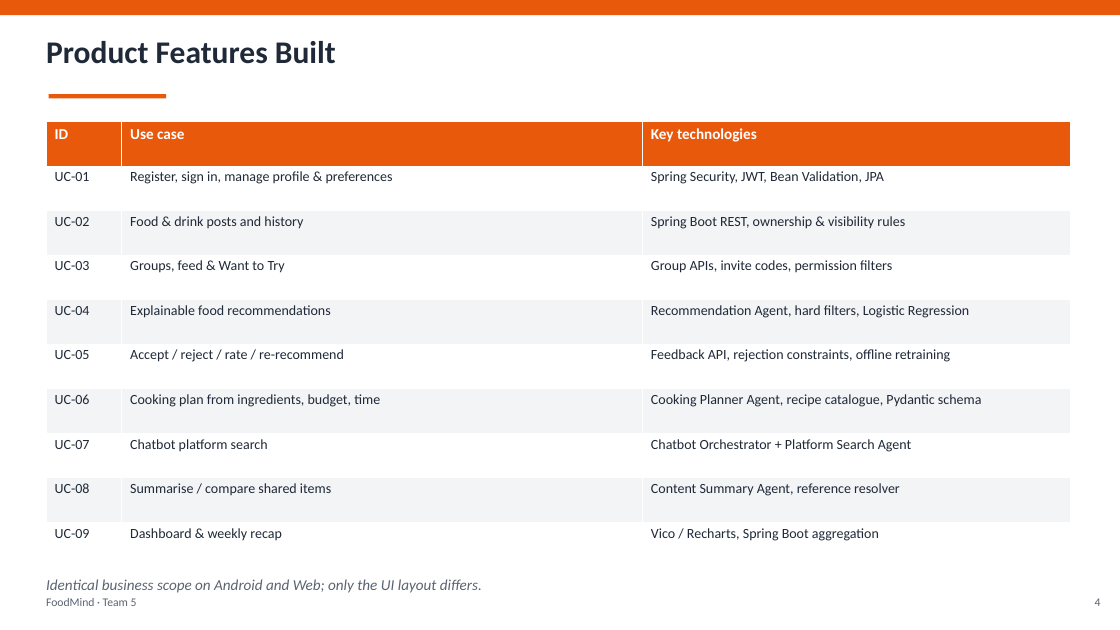
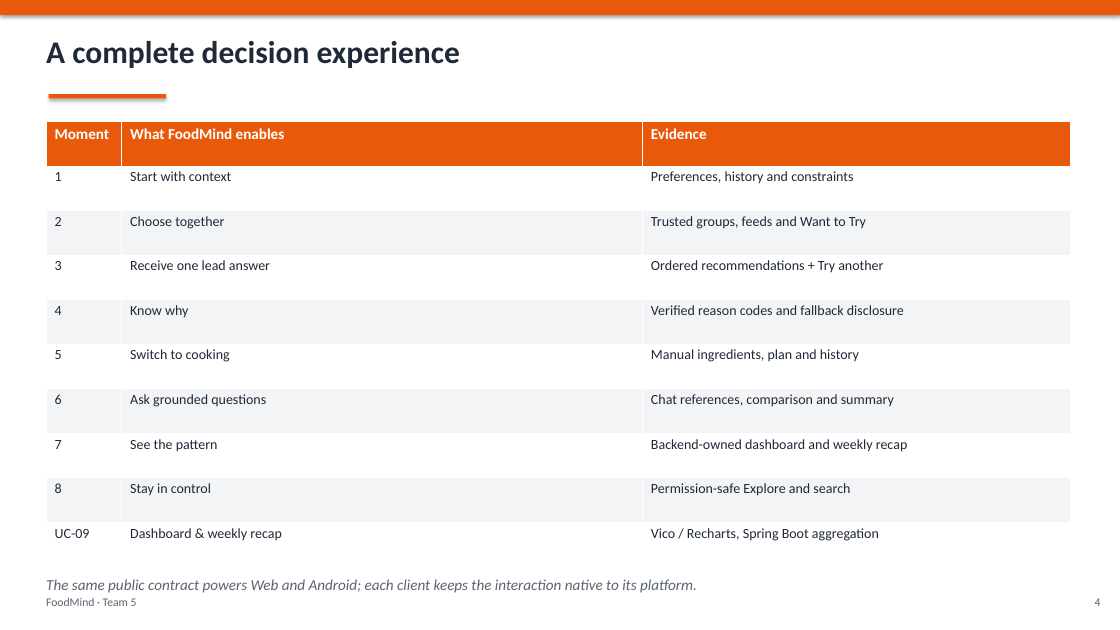
Before and after one commit to foodmind-team/foodmind-docs, a slide deck: slide 6 of presentation/slides/FoodMind_Final_Presentation.pptx. Drawn at 1120x630 pixels with LibreOffice and Linux fonts; fonts in the diff are those of the drawing. Boxes give left, top, right and bottom in pixels: in the first picture for what was removed or moved away, otherwise in the second. Text is boxed around its words. In the diff, an @@ line names an element or a change of style, - is before the commit and + after.

Commit message:
docs(presentation): refine final FoodMind story

```diff
--- a/presentation/slides/FoodMind_Final_Presentation.pptx
+++ b/presentation/slides/FoodMind_Final_Presentation.pptx
@@ rectangle at box(0, 0, 1120, 15): shadow on @@
@@ rectangle added at box(0, 0, 1120, 630), fill #FFFFFF @@
@@ text at box(46, 41, 460, 68): text changed @@
-Product Features Built
+A complete decision experience
@@ rectangle at box(49, 94, 166, 98): shadow on @@
@@ table at box(46, 122, 1071, 567) @@
-row 1: ID | Use case | Key technologies
+row 1: Moment | What FoodMind enables | Evidence
-row 2: UC-01 | Register, sign in, manage profile & preferences | Spring Security, JWT, Bean Validation, JPA
+row 2: 1 | Start with context | Preferences, history and constraints
-row 3: UC-02 | Food & drink posts and history | Spring Boot REST, ownership & visibility rules
+row 3: 2 | Choose together | Trusted groups, feeds and Want to Try
-row 4: UC-03 | Groups, feed & Want to Try | Group APIs, invite codes, permission filters
+row 4: 3 | Receive one lead answer | Ordered recommendations + Try another
-row 5: UC-04 | Explainable food recommendations | Recommendation Agent, hard filters, Logistic Regression
+row 5: 4 | Know why | Verified reason codes and fallback disclosure
-row 6: UC-05 | Accept / reject / rate / re-recommend | Feedback API, rejection constraints, offline retraining
+row 6: 5 | Switch to cooking | Manual ingredients, plan and history
-row 7: UC-06 | Cooking plan from ingredients, budget, time | Cooking Planner Agent, recipe catalogue, Pydantic schema
+row 7: 6 | Ask grounded questions | Chat references, comparison and summary
-row 8: UC-07 | Chatbot platform search | Chatbot Orchestrator + Platform Search Agent
+row 8: 7 | See the pattern | Backend-owned dashboard and weekly recap
-row 9: UC-08 | Summarise / compare shared items | Content Summary Agent, reference resolver
+row 9: 8 | Stay in control | Permission-safe Explore and search
@@ text at box(46, 579, 697, 593): text changed @@
-Identical business scope on Android and Web; only the UI layout differs.
+The same public contract powers Web and Android; each client keeps the interaction native to its platform.
```
Also in this commit, not shown: 13 other slides changed, 13 slides added, 13 slides removed.
